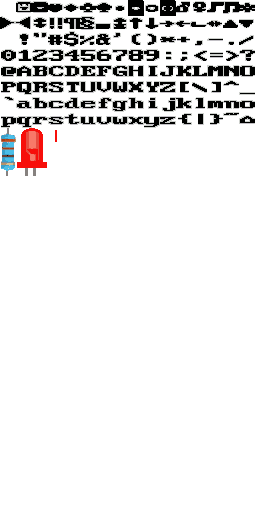
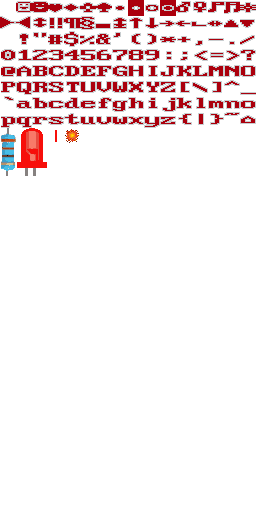
Layer changes from the first (256, 512) image to the second:
painted on "Resistor" over <box>1,133,16,171</box>
added layer "Pasted Layer" above "Text" over <box>65,129,79,143</box>
added layer "Text" above "invaders.png" over <box>0,0,256,128</box>
painted on "invaders.png" over <box>0,0,255,128</box>
